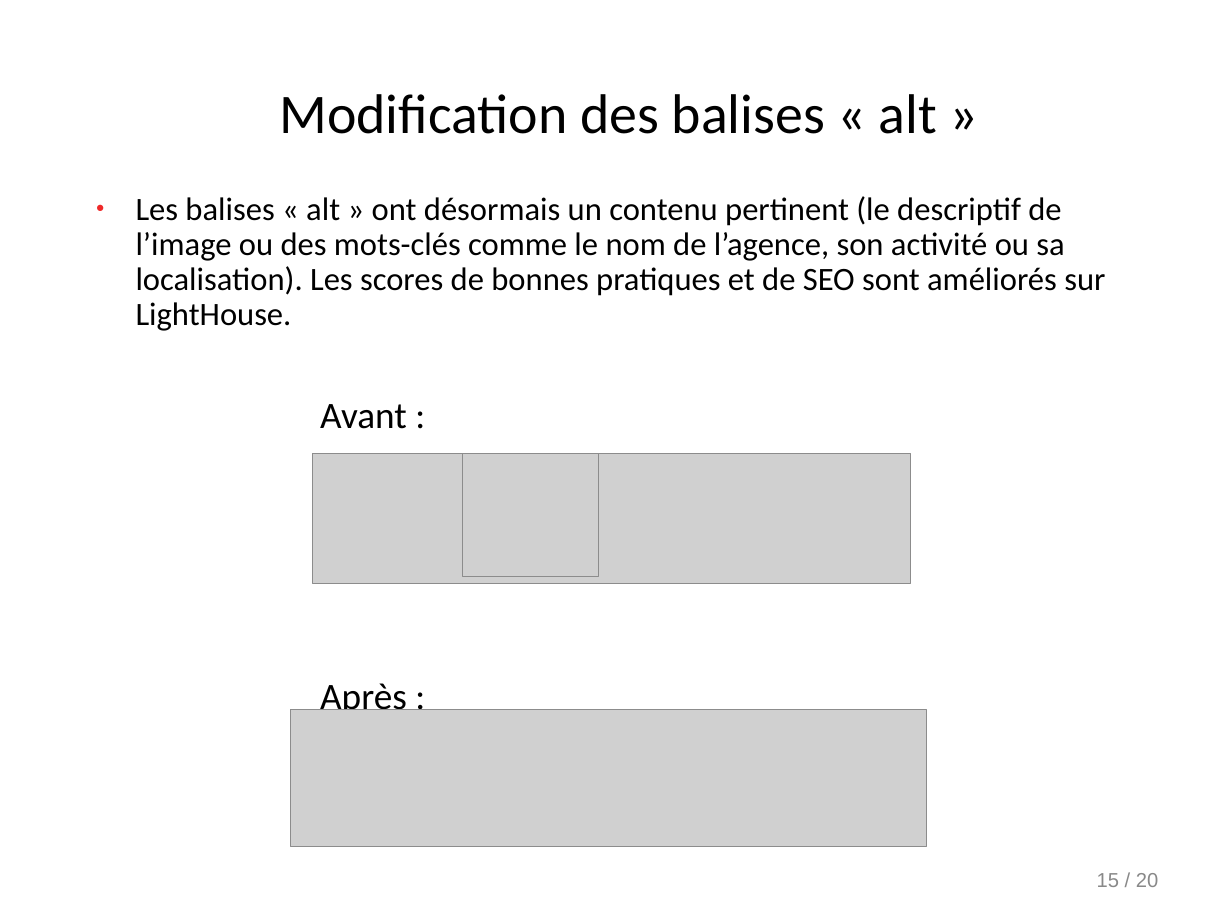
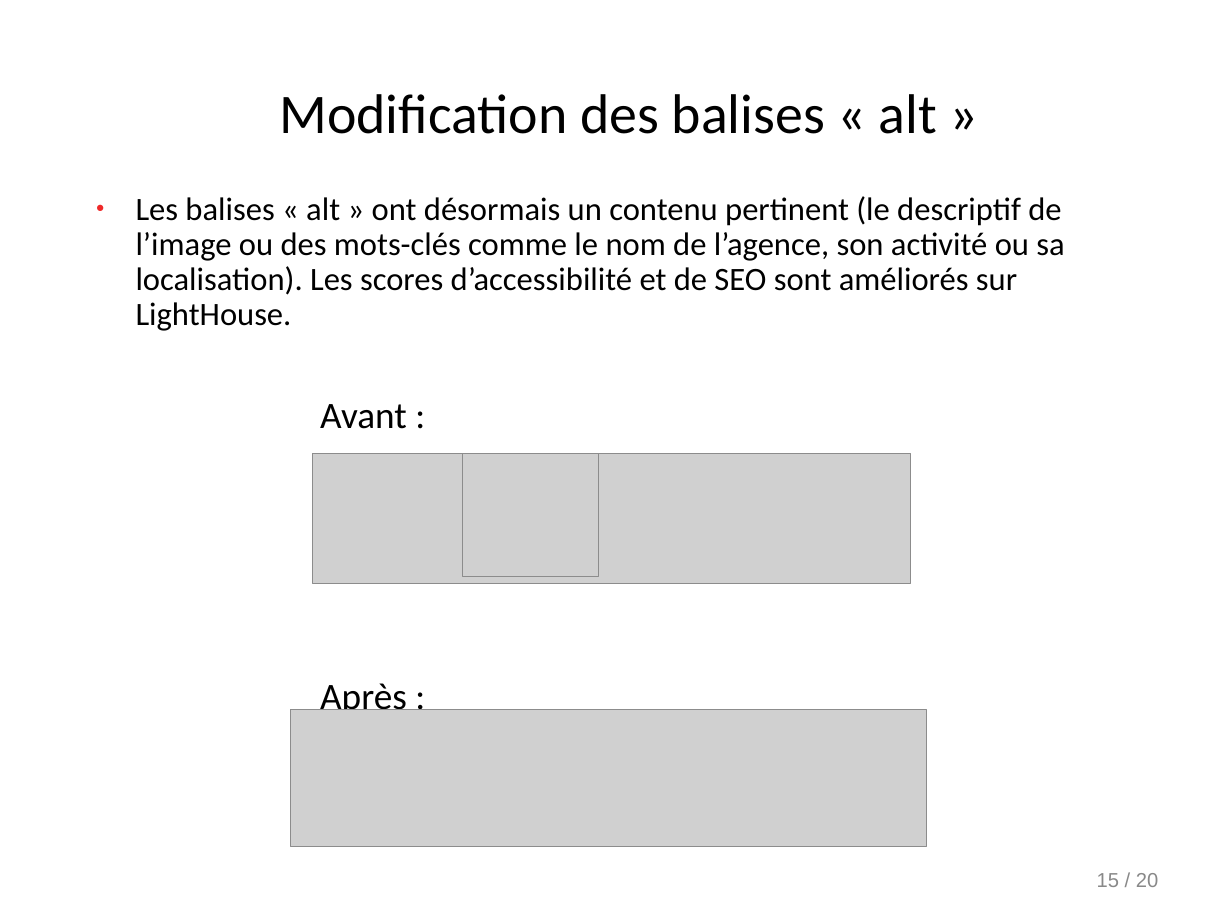
Before and after one commit to Doppler123/OPC_P4_La_Panthere, a slide deck: slide 15 of audit/Rapport.odp. Drawn at 1232x924 pixels with LibreOffice and Linux fonts; fonts in the diff are those of the drawing; grey boxes stand for pictures. Boxes give left, top, right and bottom in pixels: in the first picture for what was removed or moved away, otherwise in the second. Text is boxed around its words. In the diff, an @@ line names an element or a change of style, - is before the commit and + after.

```diff
--- a/audit/Rapport.odp
+++ b/audit/Rapport.odp
@@ text at (136,196,1064,331): text changed @@
-● Les balises « alt » ont désormais un contenu pertinent (le descriptif de l’image ou des mots-clés comme le nom de l’agence, son activité ou sa localisation). Les scores de bonnes pratiques et de SEO sont améliorés sur LightHouse.
+● Les balises « alt » ont désormais un contenu pertinent (le descriptif de l’image ou des mots-clés comme le nom de l’agence, son activité ou sa localisation). Les scores d’accessibilité et de SEO sont améliorés sur LightHouse.
```
Also in this commit, not shown: 1 other file.
